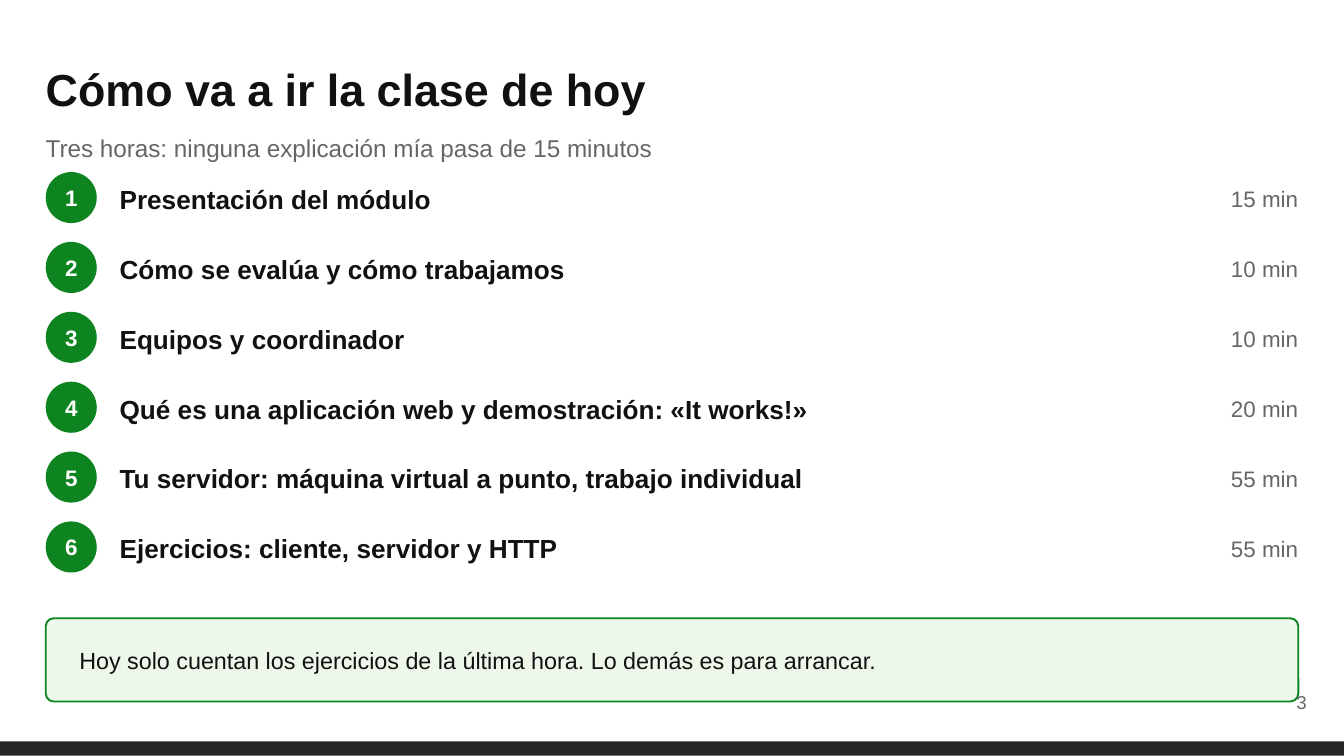
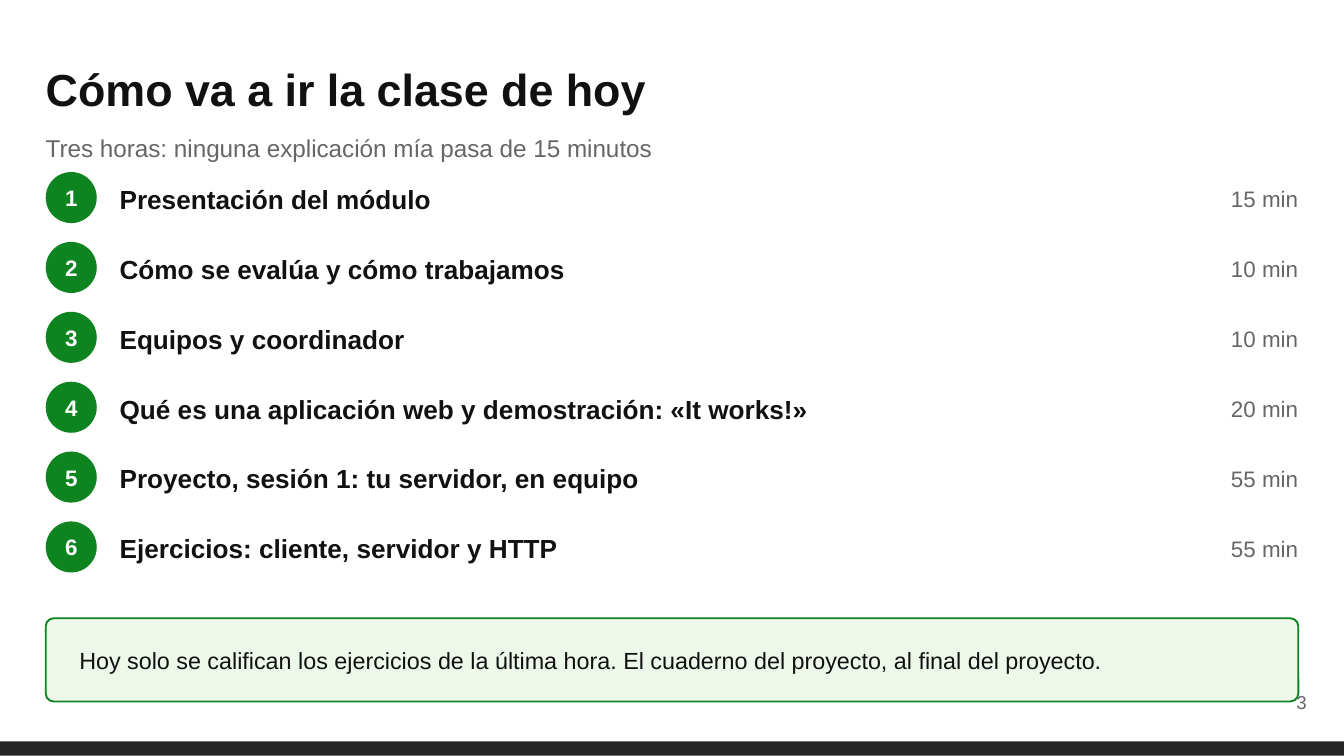
Before and after one commit to carlospra/iaw-2627-ies-villaverde, a slide deck: slide 3 of static/material/UT0_Presentacion_modulo_IAW.pptx. Drawn at 1344x756 pixels with LibreOffice and Linux fonts; fonts in the diff are those of the drawing. Boxes give left, top, right and bottom in pixels: in the first picture for what was removed or moved away, otherwise in the second. Text is boxed around its words. In the diff, an @@ line names an element or a change of style, - is before the commit and + after.

Commit message:
docs: sesión 1 del proyecto en equipo

```diff
--- a/static/material/UT0_Presentacion_modulo_IAW.pptx
+++ b/static/material/UT0_Presentacion_modulo_IAW.pptx
@@ text at (120,469,639,494): text changed @@
-Tu servidor: máquina virtual a punto, trabajo individual
+Proyecto, sesión 1: tu servidor, en equipo
@@ text at (79,651,1101,674): text changed @@
-Hoy solo cuentan los ejercicios de la última hora. Lo demás es para arrancar.
+Hoy solo se califican los ejercicios de la última hora. El cuaderno del proyecto, al final del proyecto.
```
Also in this commit, not shown: 4 other files.
